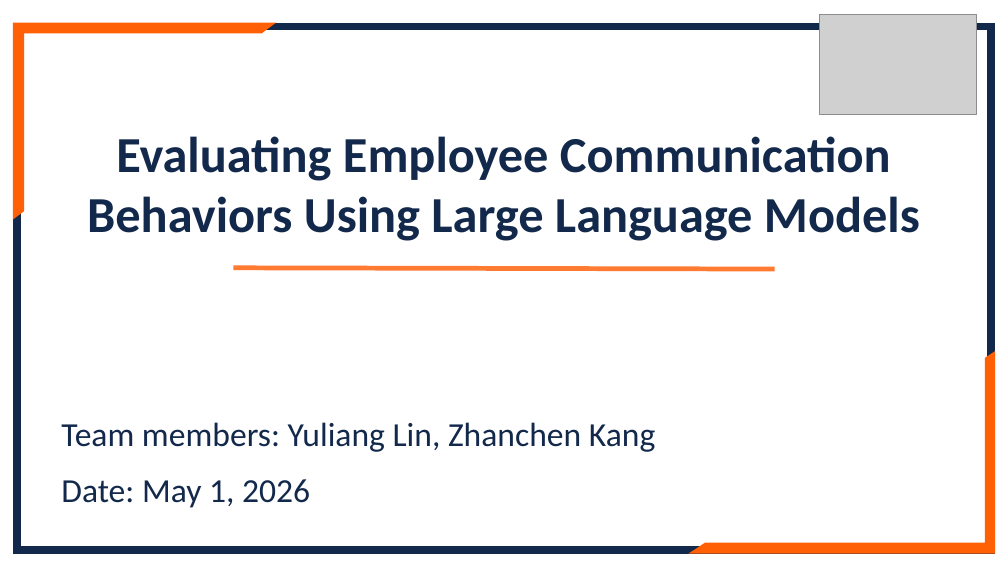
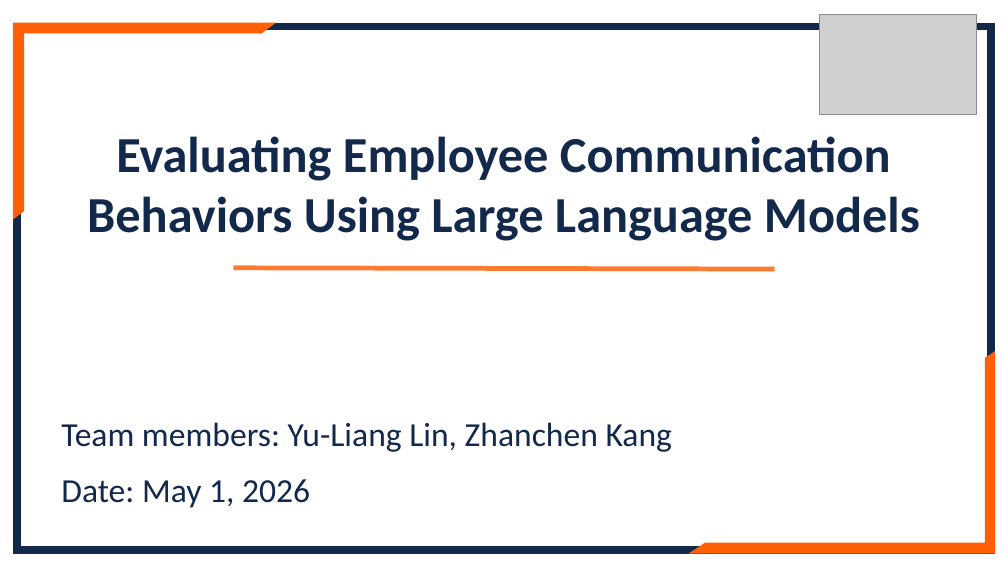
Before and after one commit to lennylin1998/ecs-llm, a slide deck: slide 1 of src/Files/Final_ppt.pptx. Drawn at 1008x567 pixels with LibreOffice and Linux fonts; fonts in the diff are those of the drawing; grey boxes stand for pictures. Boxes give left, top, right and bottom in pixels: in the first picture for what was removed or moved away, otherwise in the second. Text is boxed around its words. In the diff, an @@ line names an element or a change of style, - is before the commit and + after.

```diff
--- a/src/Files/Final_ppt.pptx
+++ b/src/Files/Final_ppt.pptx
@@ text at (61,422,672,452): text changed @@
-Team members: Yuliang Lin, Zhanchen Kang
+Team members: Yu-Liang Lin, Zhanchen Kang
```
Also in this commit, not shown: 13 other files.
